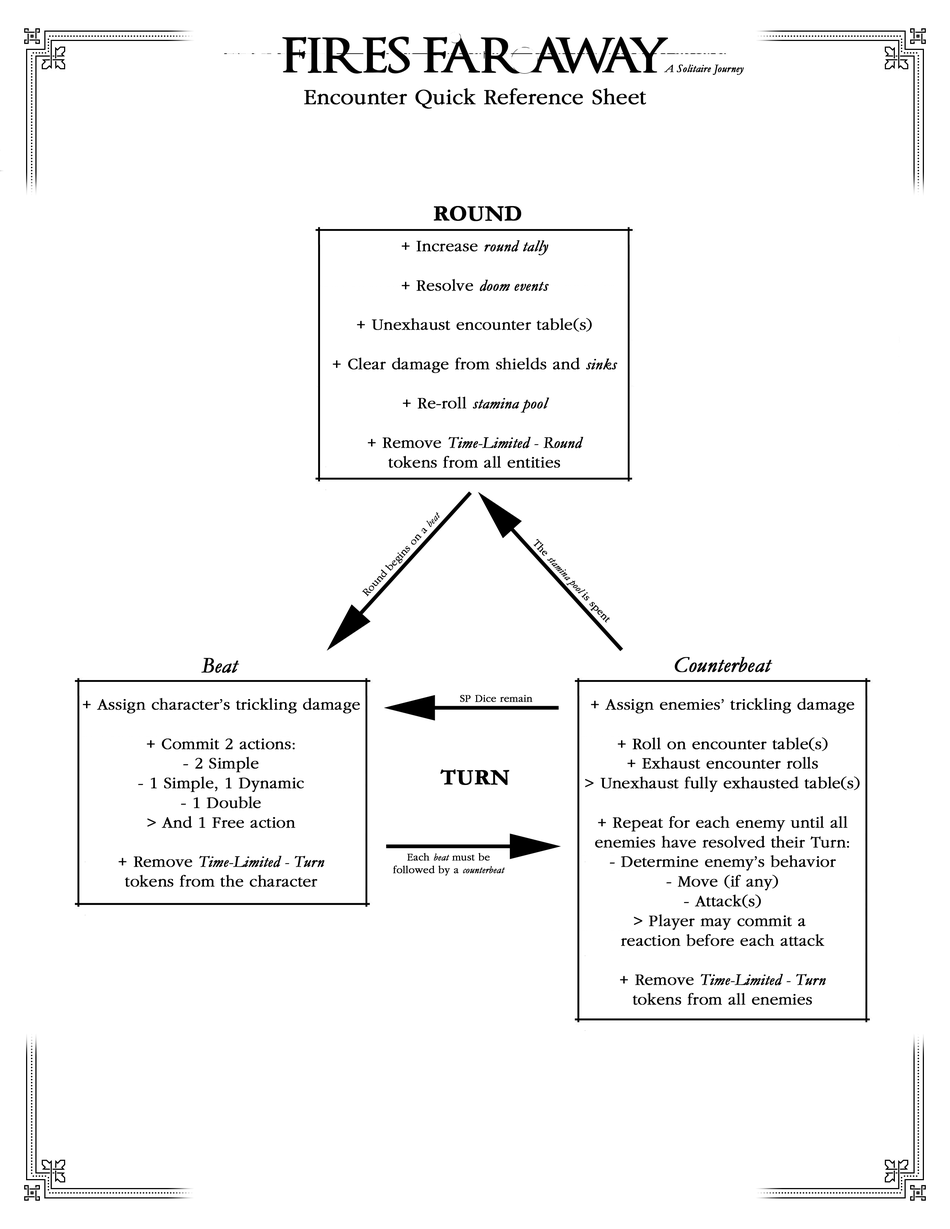
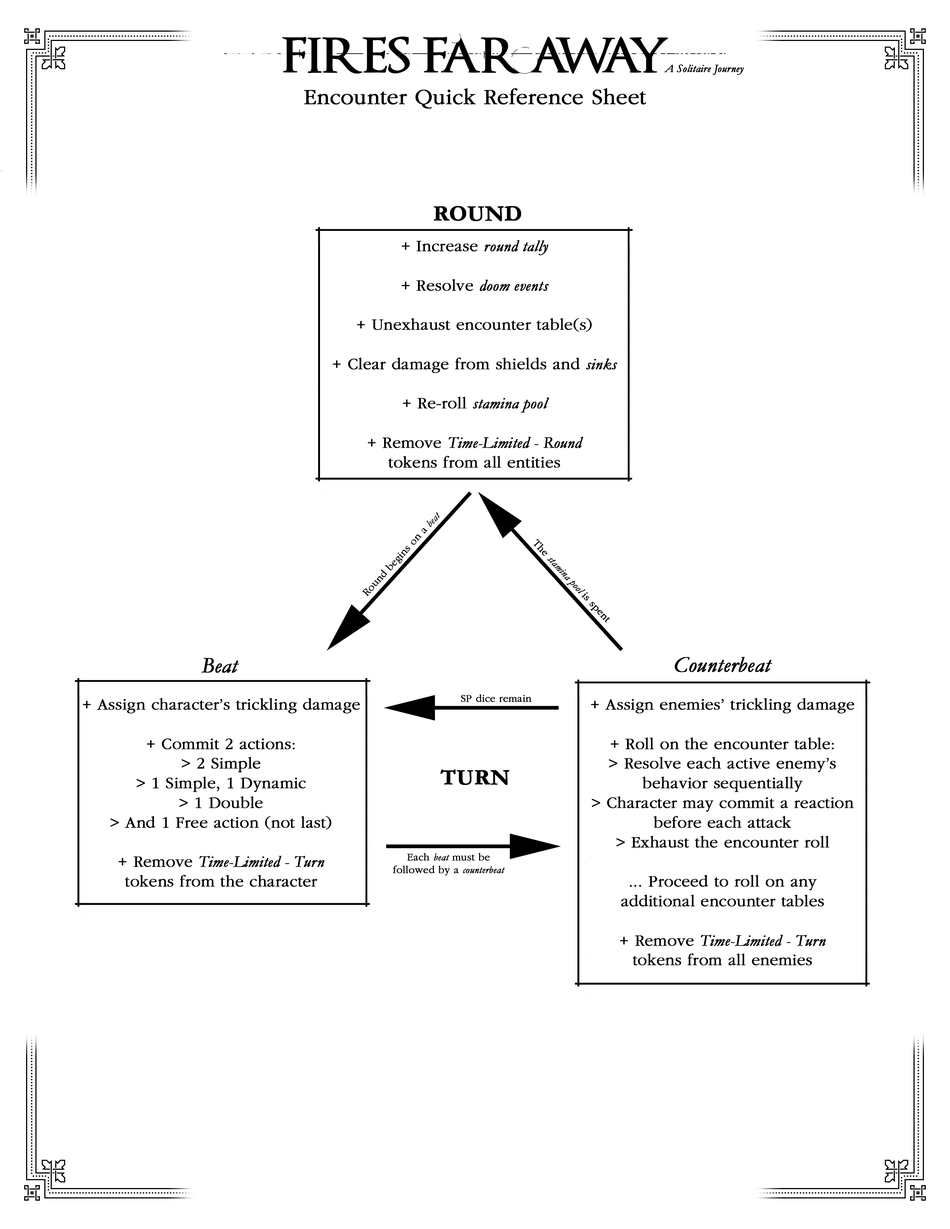
Layer changes from the first 950 x 1229 image to the second:
renamed "+ Assign character’s trickling damage + Commit 2 actions: - 2" to "+ Assign character’s trickling damage + Commit 2 actions: > 2", painted on it over 110, 756, 332, 830
renamed "+ Assign enemies’ trickling damage + Roll on encounter table(s" to "+ Assign enemies’ trickling damage + Roll on the encounter tab", painted on it over 584, 737, 860, 1006
painted on "Layer 12" over 574, 676, 873, 1032
renamed "SP Dice remain" to "SP dice remain", painted on it over 460, 694, 533, 703
